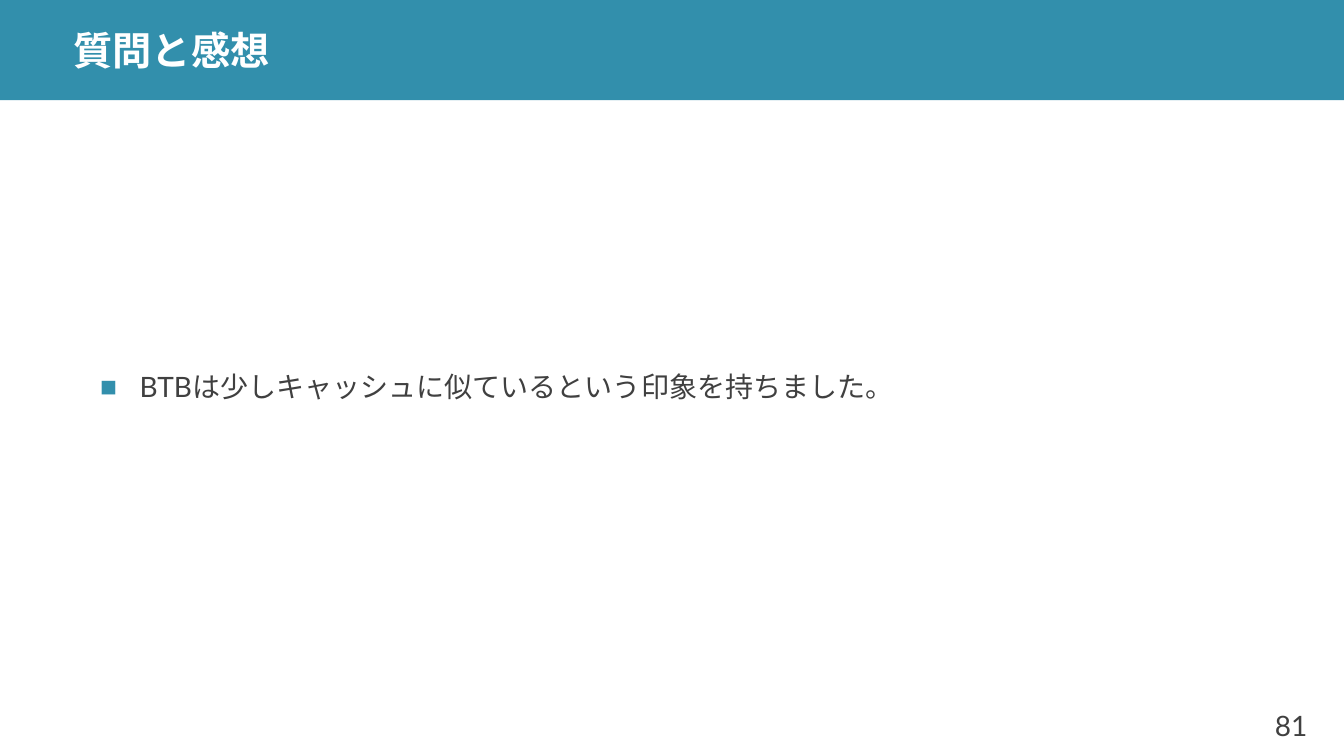
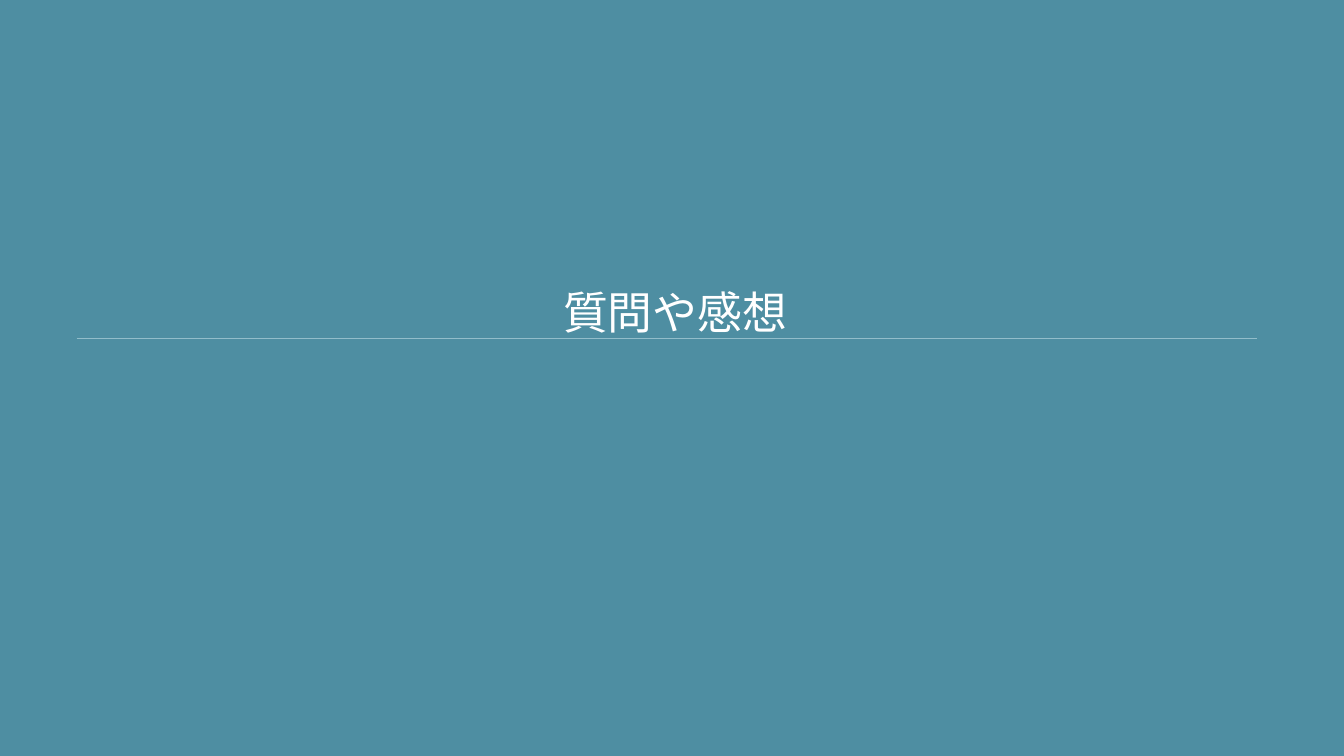
Before and after one commit to shioyadan/advanced-computer-organization, a slide deck: slide 106 of aco-shioya-06.pptx (slide 81 before the commit). Drawn at 1344x756 pixels with LibreOffice and Linux fonts; fonts in the diff are those of the drawing. Boxes give left, top, right and bottom in pixels: in the first picture for what was removed or moved away, otherwise in the second. Text is boxed around its words. In the diff, an @@ line names an element or a change of style, - is before the commit and + after.

```diff
--- a/aco-shioya-06.pptx
+++ b/aco-shioya-06.pptx
@@ background #FFFFFF to #4E8EA2 @@
@@ rectangle removed at (x1=0, y1=0, x2=1344, y2=100) @@
@@ title "質問や感想" at (x1=563, y1=291, x2=787, y2=339): vertical alignment middle to bottom @@
@@ title at (x1=563, y1=291, x2=787, y2=339): text changed; size 28 to 32 pt; bold off @@
-質問と感想
+質問や感想
@@ line added from (77, 339) to (1257, 339), #92BDCA 0.75 pt @@
@@ text removed at (x1=140, y1=373, x2=894, y2=400) @@
-■ BTBは少しキャッシュに似ているという印象を持ちました。
@@ page number removed at (x1=1275, y1=715, x2=1308, y2=736) @@
-81
```
Also in this commit, not shown: 41 other slides changed, 84 slides added, 51 slides removed, 3 other files.
